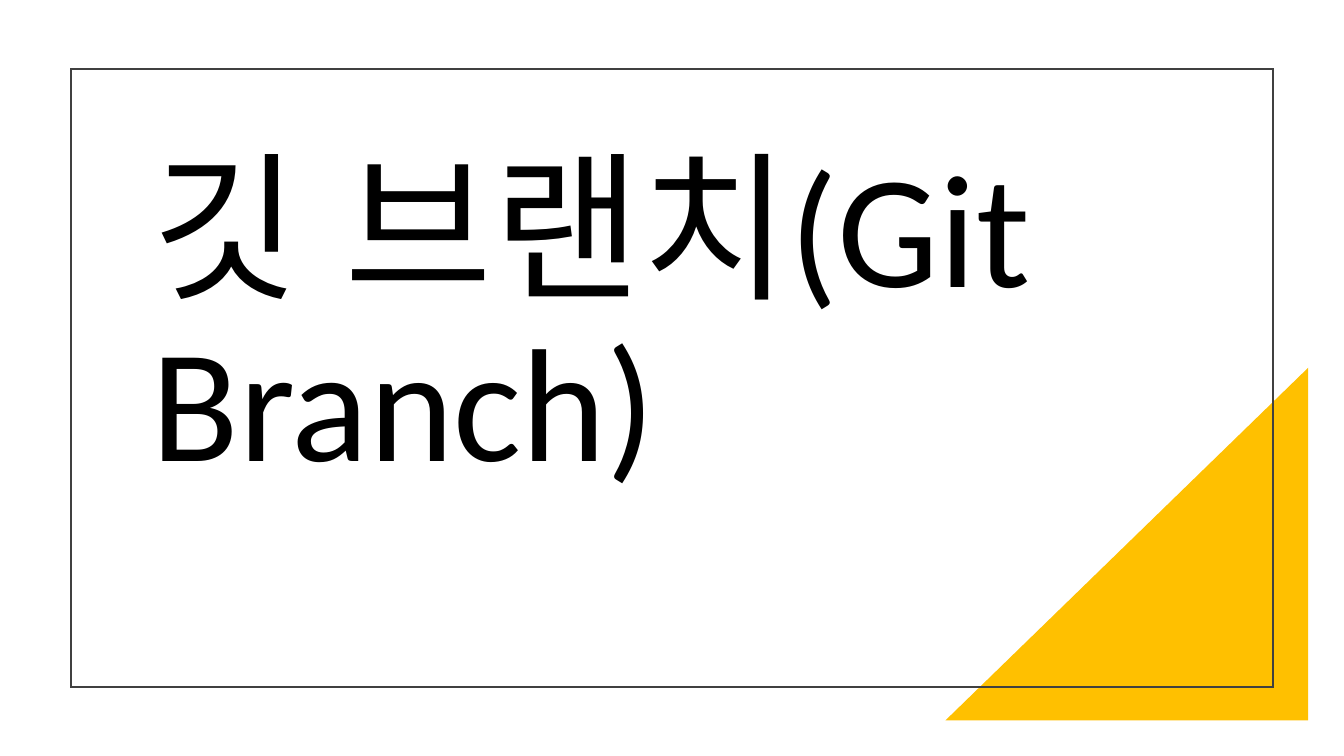
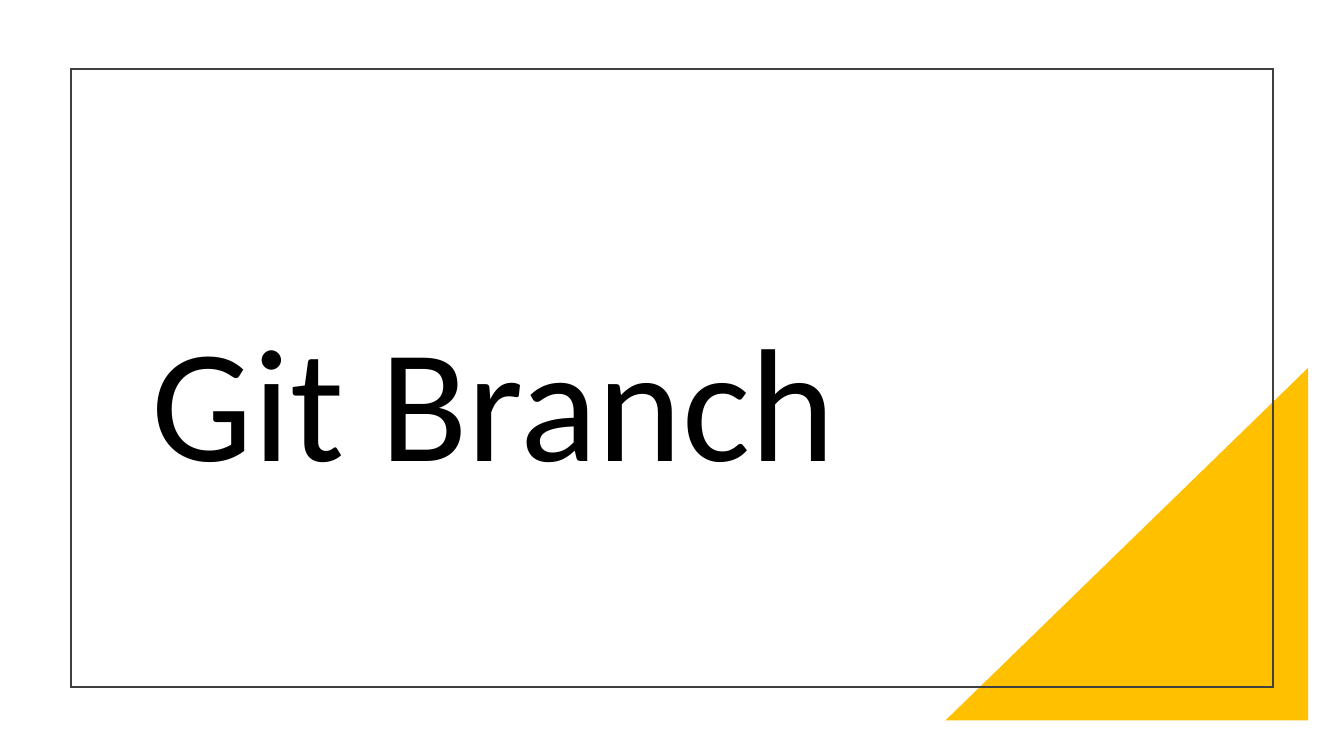
Before and after one commit to dhchoi-lazy/course-materials, a slide deck: slide 1 of week12/branch.pptx. Drawn at 1344x756 pixels with LibreOffice and Linux fonts; fonts in the diff are those of the drawing. Boxes give left, top, right and bottom in pixels: in the first picture for what was removed or moved away, otherwise in the second. Text is boxed around its words. In the diff, an @@ line names an element or a change of style, - is before the commit and + after.

Commit message:
add english branch

```diff
--- a/week12/branch.pptx
+++ b/week12/branch.pptx
@@ title at <box>152,349,834,463</box>: text changed @@
-깃 브랜치(Git Branch)
+Git Branch
```
Also in this commit, not shown: 1 slide added, 1 slide removed.
